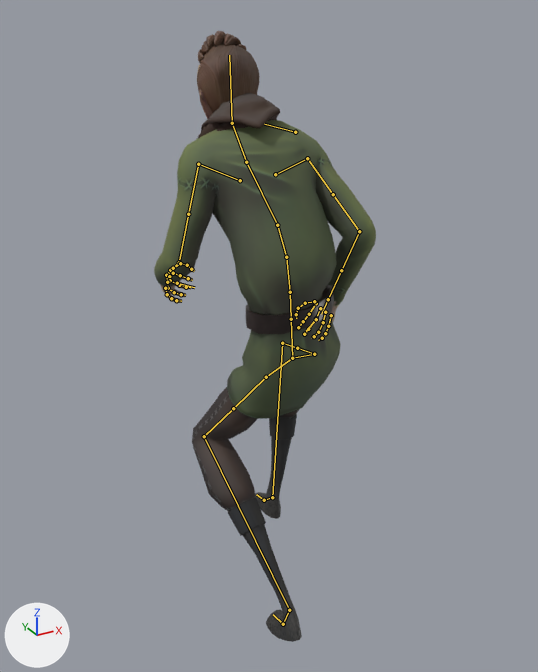
Two versions of the Blender file Victor/Character Animation/ThirdPerson/Locomotion_3rdPerson_4.blend, one commit apart.
The view is the same before and after, from a 50 mm camera at (-0.881, -1.586, 1.511) aimed at (-0.007, 0.005, 0.716). Lighting does not change. The marker at lower left points along +X, +Y and +Z. Both versions are drawn at frame 24 of the action 'Crouch'; the numbers are the values there. The bones that bend it are drawn over the model as lines.

In view in the first picture: 'mc_body.001', 'mc_clothing.003', 'mc_clothing.004'.
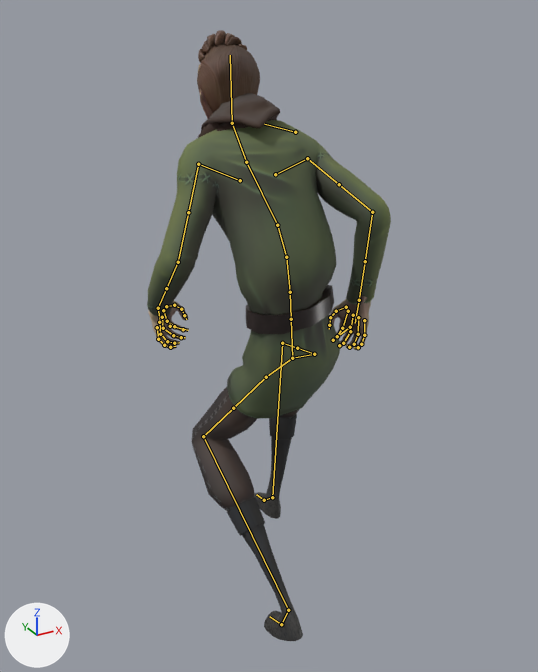
Pixel boxes [x1, y1, x2, y2] of what changed, in the pictures (538 x 672 px):
'mc_clothing.003', posed (10% wider): before [154, 93, 376, 419]; after [147, 93, 391, 419]
'mc_clothing.004', posed: before [192, 387, 302, 642]; after [192, 387, 303, 641]
'mc_body.001', posed (24% wider, 10% taller): before [160, 31, 339, 322]; after [148, 30, 371, 350]

The change, as a diff of the scene's bpy script:
```diff
--- a/Victor/Character Animation/ThirdPerson/Locomotion_3rdPerson_4.blend.py
+++ b/Victor/Character Animation/ThirdPerson/Locomotion_3rdPerson_4.blend.py
@@ bone_fk_bicep_l_001 @@
 bone_fk_bicep_l_001 = bpy.data.objects['char_rig'].pose.bones['FK_Bicep.L.001']  # child of 'MCH_FK_ArmParent.L.001'
-bone_fk_bicep_l_001.rotation_quaternion = (0.854, -0.366, -0.085, 0.361)  # degrees (-44, 7, 43)
+bone_fk_bicep_l_001.rotation_quaternion = (0.902, -0.223, -0.026, 0.37)  # degrees (-25, 7, 43)
@@ bone_fk_forearm_l_001 @@
 bone_fk_forearm_l_001 = bpy.data.objects['char_rig'].pose.bones['FK_ForeArm.L.001']  # child of 'FK_Bicep.L.001'
-bone_fk_forearm_l_001.rotation_euler = (-0.768, 0.0, 0.0)  # degrees (-44, 0, 0)
+bone_fk_forearm_l_001.rotation_euler = (-0.733, 0.0, 0.0)  # degrees (-42, 0, 0)
@@ bone_fk_hand_l_001 @@
 bone_fk_hand_l_001 = bpy.data.objects['char_rig'].pose.bones['FK_Hand.L.001']  # child of 'FK_ForeArm.L.001'
-bone_fk_hand_l_001.rotation_quaternion = (0.995, 0.0, 0.099, 0.0)  # degrees (0, 11, 0)
+bone_fk_hand_l_001.rotation_quaternion = (0.988, 0.035, 0.138, 0.047)  # degrees (5, 16, 6)
@@ bone_fk_bicep_r_001 @@
 bone_fk_bicep_r_001 = bpy.data.objects['char_rig'].pose.bones['FK_Bicep.R.001']  # child of 'MCH_FK_ArmParent.R.001'
-bone_fk_bicep_r_001.rotation_quaternion = (0.871, -0.023, 0.062, -0.486)  # degrees (-6, 5, -59)
+bone_fk_bicep_r_001.rotation_quaternion = (0.866, 0.1, -0.008, -0.49)  # degrees (10, 5, -59)
@@ bone_fk_forearm_r_001 @@
 bone_fk_forearm_r_001 = bpy.data.objects['char_rig'].pose.bones['FK_ForeArm.R.001']  # child of 'FK_Bicep.R.001'
-bone_fk_forearm_r_001.rotation_euler = (-0.89, 0.0, 0.0)  # degrees (-51, 0, 0)
+bone_fk_forearm_r_001.rotation_euler = (-0.873, 0.0, 0.0)  # degrees (-50, 0, 0)
@@ bone_fk_hand_r_001 @@
 bone_fk_hand_r_001 = bpy.data.objects['char_rig'].pose.bones['FK_Hand.R.001']  # child of 'FK_ForeArm.R.001'
-bone_fk_hand_r_001.rotation_quaternion = (0.965, -0.059, -0.198, 0.162)  # degrees (-11, -21, 21)
+bone_fk_hand_r_001.rotation_quaternion = (0.985, -0.029, -0.149, 0.073)  # degrees (-5, -17, 9)
@@ bone_ctrl_foot_l_001 @@
 bone_ctrl_foot_l_001 = bpy.data.objects['char_rig'].pose.bones['CTRL_foot.L.001']  # child of 'CTRL_Global'
-bone_ctrl_foot_l_001.rotation_quaternion = (1.0, 0.0, 0.0, 0.0)  # degrees (0, 0, 0)
+bone_ctrl_foot_l_001.rotation_quaternion = (0.997, -0.004, 0.072, 0.021)  # degrees (0, 8, 2)
@@ bone_ctrl_fk_ring_l_003 @@
 bone_ctrl_fk_ring_l_003 = bpy.data.objects['char_rig'].pose.bones['CTRL_FK_Ring.L.003']  # child of 'CTRL_FK_Ring.L.002'
-bone_ctrl_fk_ring_l_003.rotation_quaternion = (0.977, -0.213, 0.0, 0.0)  # degrees (-25, 0, 0)
+bone_ctrl_fk_ring_l_003.rotation_quaternion = (0.961, -0.276, 0.0, 0.0)  # degrees (-32, 0, 0)
@@ bone_ctrl_fk_thumb_l_003 @@
 bone_ctrl_fk_thumb_l_003 = bpy.data.objects['char_rig'].pose.bones['CTRL_FK_Thumb.L.003']  # child of 'CTRL_FK_Thumb.L.002'
-bone_ctrl_fk_thumb_l_003.rotation_quaternion = (0.98, -0.197, 0.0, 0.0)  # degrees (-23, 0, 0)
+bone_ctrl_fk_thumb_l_003.rotation_quaternion = (0.937, -0.348, 0.0, 0.0)  # degrees (-41, 0, 0)
@@ bone_ctrl_fk_pinky_l_002 @@
 bone_ctrl_fk_pinky_l_002 = bpy.data.objects['char_rig'].pose.bones['CTRL_FK_Pinky.L.002']  # child of 'CTRL_FK_Pinky.L.001'
-bone_ctrl_fk_pinky_l_002.rotation_quaternion = (0.973, -0.23, 0.0, 0.0)  # degrees (-27, 0, 0)
+bone_ctrl_fk_pinky_l_002.rotation_quaternion = (0.95, -0.312, 0.0, 0.0)  # degrees (-36, 0, 0)
@@ bone_ctrl_fk_index_r_003 @@
 bone_ctrl_fk_index_r_003 = bpy.data.objects['char_rig'].pose.bones['CTRL_FK_Index.R.003']  # child of 'CTRL_FK_Index.R.002'
-bone_ctrl_fk_index_r_003.rotation_quaternion = (0.968, -0.251, 0.0, 0.0)  # degrees (-29, 0, 0)
+bone_ctrl_fk_index_r_003.rotation_quaternion = (0.953, -0.302, 0.0, 0.0)  # degrees (-35, 0, 0)
@@ bone_ctrl_fk_middle_r_003 @@
 bone_ctrl_fk_middle_r_003 = bpy.data.objects['char_rig'].pose.bones['CTRL_FK_Middle.R.003']  # child of 'CTRL_FK_Middle.R.002'
-bone_ctrl_fk_middle_r_003.rotation_quaternion = (0.968, -0.251, 0.0, 0.0)  # degrees (-29, 0, 0)
+bone_ctrl_fk_middle_r_003.rotation_quaternion = (0.951, -0.31, 0.0, 0.0)  # degrees (-36, 0, 0)
@@ bone_ctrl_fk_ring_r_003 @@
 bone_ctrl_fk_ring_r_003 = bpy.data.objects['char_rig'].pose.bones['CTRL_FK_Ring.R.003']  # child of 'CTRL_FK_Ring.R.002'
-bone_ctrl_fk_ring_r_003.rotation_quaternion = (0.968, -0.251, 0.0, 0.0)  # degrees (-29, 0, 0)
+bone_ctrl_fk_ring_r_003.rotation_quaternion = (0.963, -0.268, 0.0, 0.0)  # degrees (-31, 0, 0)
```
